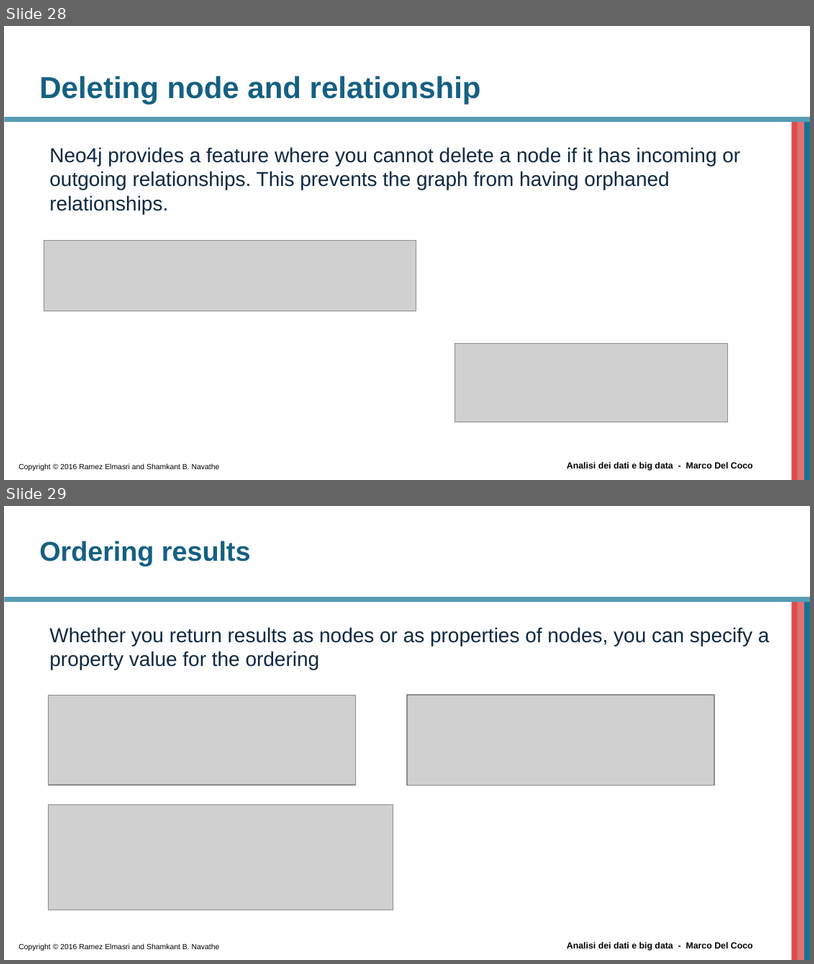
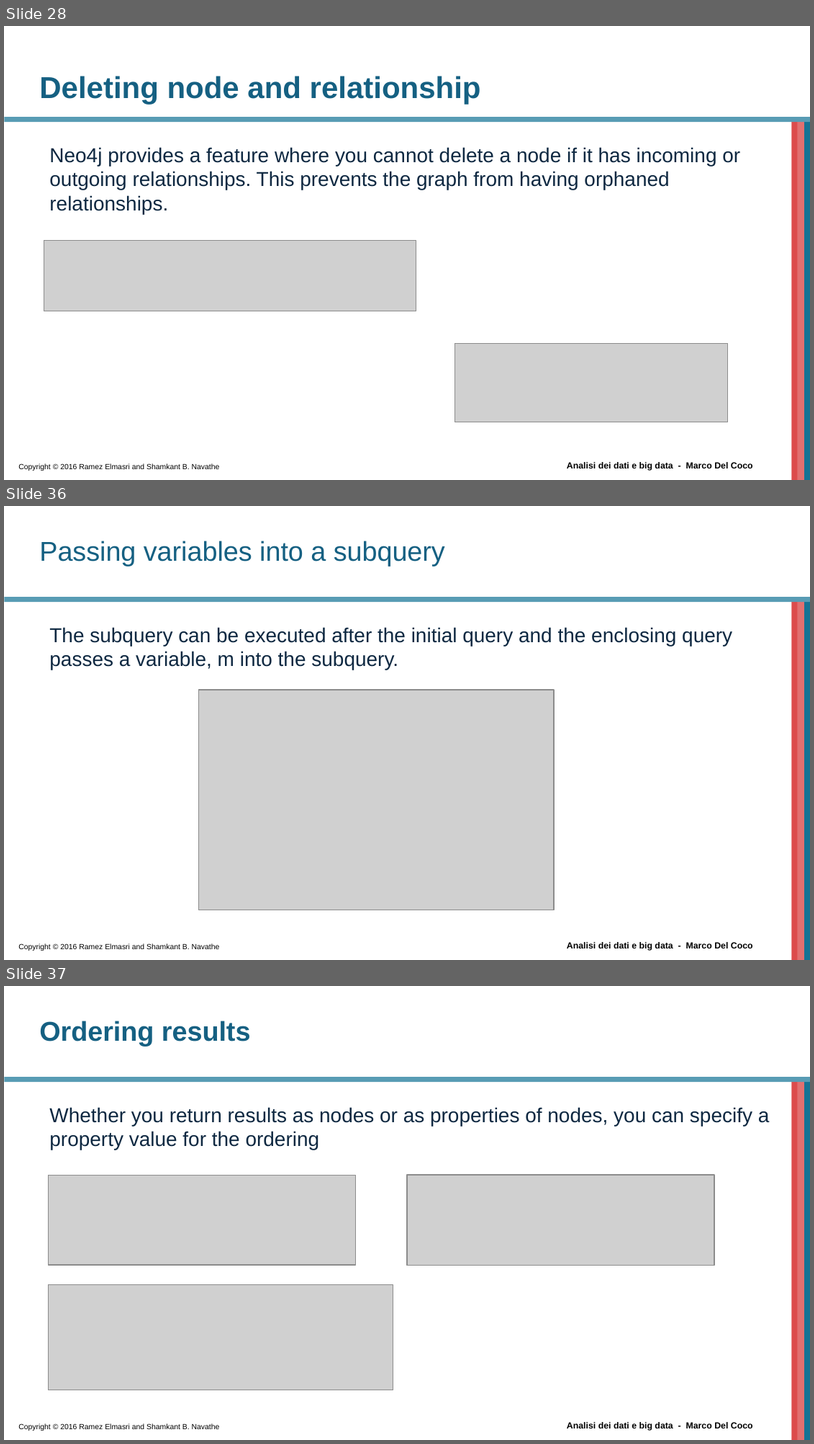
Before and after one commit to beppe2hd/AnalisiDati_BigData, a slide deck: materials/Introduction to Cypher.pptx. Shown one above the other, each under a label of ours: slides 28 and 29 before the commit, slides 28, 36 and 37 after it; the slides between them are not shown. The pictures are 814x964 and 814x1444 pixels, drawn with LibreOffice and Linux fonts; fonts in the diff are those of the drawing; grey boxes stand for pictures; background and template pictures are left out. Boxes give left, top, right and bottom in pixels: in the first picture for what was removed or moved away, otherwise in the second. Text is boxed around its words. In the diff, an @@ line names an element or a change of style, - is before the commit and + after.

```diff
--- a/materials/Introduction to Cypher.pptx
+++ b/materials/Introduction to Cypher.pptx
@@ slide 36 added at [4,506,810,960], background #FFFFFF; not listed: 6 template elements that a slide beside it also shows @@
@@ title added at [39,541,445,566], 24.3 pt, text #156082 @@
+Passing variables into a subquery
@@ text added at [49,627,733,670], 18 pt, text #0E2841 @@
+The subquery can be executed after the initial query and the enclosing query passes a variable, m into the subquery.
@@ picture added at [199,690,555,910] @@
@@ what was slide 29 is now slide 37 @@
```
Also in this commit, not shown: 7 other slides added, 1 other file.
